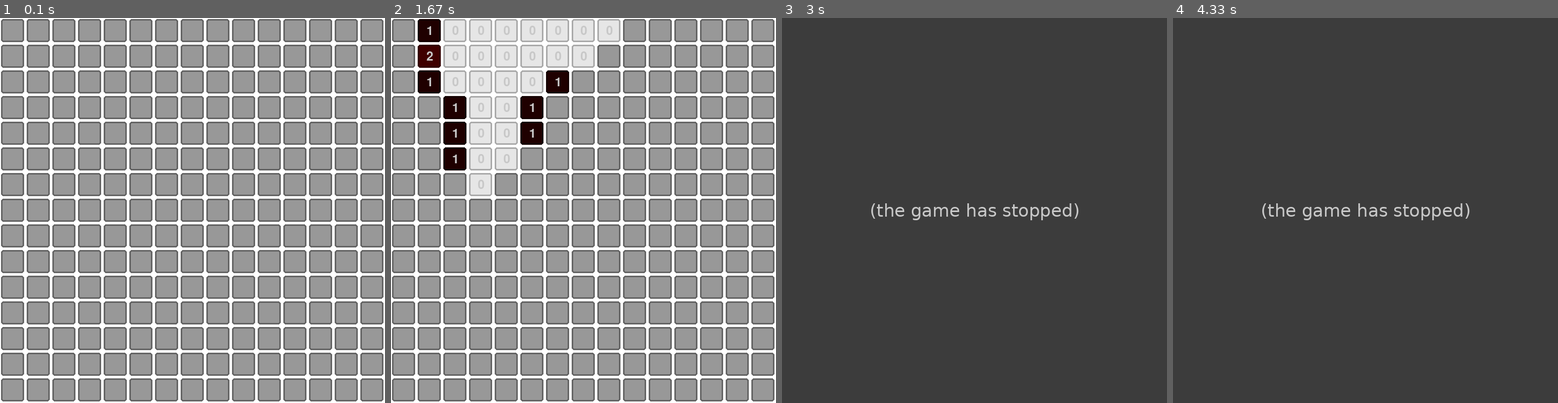
Above: before the commit, frames 1-4 (left to right).
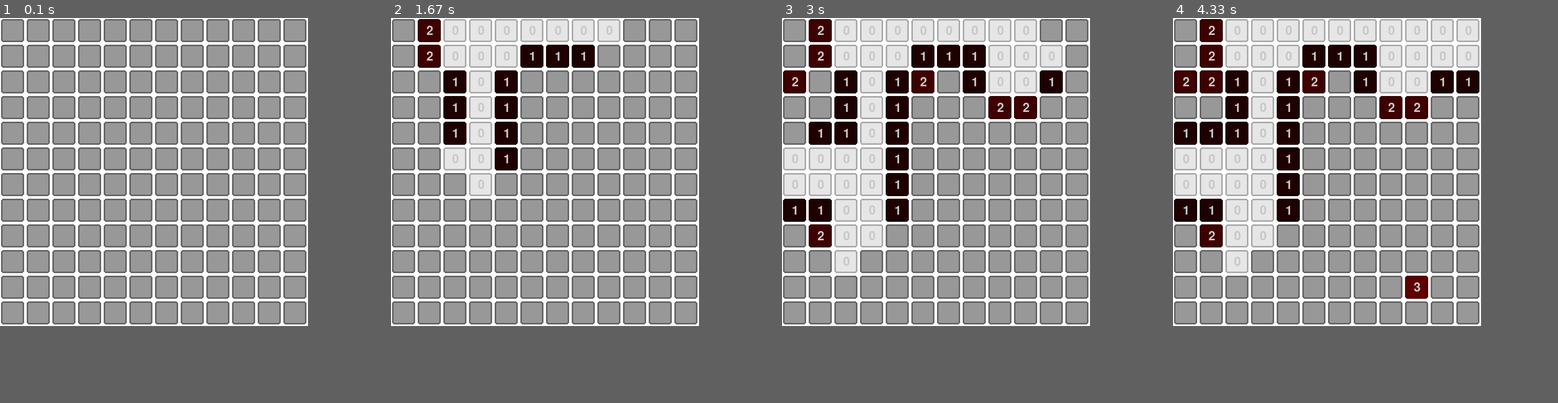
Above: after the commit, the same moments.

Repository: SeanGordaev/minesweeper-pygame-2026
Game: pygame game, started from main.py
Two runs of this game, one before a commit and one after it. Both use one fixed random seed, a clock stepped at 60 frames per second and the inputs below.
Inputs (mouse positions are in pixels of both pictures, inside the frame that each line leads up to):
- Up to frame 1 (0.1 s): no input
- Up to frame 2 (1.67 s): press the mouse at (479, 106) at 0.37 s; move the mouse to (464, 118) at 0.47 s; release the mouse at (448, 125) at 0.6 s; click (429, 29) at 0.72 s; press the mouse at (533, 29) at 1.03 s; move the mouse to (518, 68) at 1.13 s; release the mouse at (502, 106) at 1.27 s; press the mouse at (479, 29) at 1.37 s; move the mouse to (498, 125) at 1.47 s; release the mouse at (514, 222) at 1.6 s
- Up to frame 3 (3 s): press the mouse at (924, 83) at 1.7 s; move the mouse to (889, 133) at 1.8 s; release the mouse at (859, 187) at 1.93 s; click (989, 83) at 2.05 s; press the mouse at (793, 83) at 2.37 s; move the mouse to (816, 91) at 2.47 s; release the mouse at (835, 102) at 2.6 s; click (847, 191) at 2.72 s
- Up to frame 4 (4.33 s): press the mouse at (1211, 83) at 3.03 s; move the mouse to (1257, 175) at 3.13 s; release the mouse at (1307, 268) at 3.27 s; click (1427, 283) at 3.38 s; click (1242, 160) at 3.72 s; press the mouse at (1469, 56) at 4.03 s; move the mouse to (1442, 141) at 4.13 s; release the mouse at (1419, 225) at 4.27 s
In our replay, the window is 750x750 before the commit and 600x600 after it. These sizes can differ from the game's own. Grey fills any space a smaller window leaves; there, only what the larger window draws over its background counts as a difference.

The runs differ from the first frame. In frame 1, 14% of the frame differs, in the area x 0-100%, y 0-100%; in frame 2, 19%; in frame 3, 64%, in the area x 0-80%, y 0-80%; in frame 4, 64%.
Before the commit the program exited at 2.38 s; later frames show no game.

Commit message:
Update main.py

Diff:
--- a/main.py
+++ b/main.py
@@ -19,7 +19,7 @@
 
 
 #* ---------| World Setup |---------
-world = np.ones((15, 15), dtype=int)
+world = np.ones((12, 12), dtype=int)
 
 world *= -1
 
@@ -27,7 +27,7 @@
 
 bombs = []
 i = 0
-while i < world.shape[0] + 5:
+while i < world.shape[0] * 1.5:
     x, y = rnd.randint(0, world.shape[0] - 1), rnd.randint(0, world.shape[1] - 1)
     if (world[y, x] != BOMB):
         world[y, x] = BOMB
@@ -79,65 +79,67 @@
 margin = 2.5
 
 
-
-display = pg.display.set_mode((w * block_size, h * block_size))
-pg.display.set_caption("Saper =)")
+def Main():
+    display = pg.display.set_mode((w * block_size, h * block_size))
+    pg.display.set_caption("Saper =)")
 
 
+    blocks: list[Block] = []
+    for ind_y, val_y in enumerate(world):
+            for ind_x, val_x in enumerate(val_y):
+                blocks.append(Block(display, ind_x, ind_y, block_size, margin))
 
-blocks: list[Block] = []
-for ind_y, val_y in enumerate(world):
-        for ind_x, val_x in enumerate(val_y):
-            blocks.append(Block(display, ind_x, ind_y, block_size, margin))
+    isLeftClick = False
+    isRightClick = False
 
-isLeftClick = False
-isRightClick = False
+    allMarks = []
 
-allMarks = []
+    isMark = True
+    run = True
+    while run:
+        display.fill((255, 255, 255))
 
-isMark = True
-run = True
-while run:
-    display.fill((255, 255, 255))
+        for ind, block in enumerate(blocks):
+            block.draw()
 
-    for ind, block in enumerate(blocks):
-        block.draw()
+            if (block.onClick(0)) and (not isLeftClick):
 
-        if (block.onClick(0)) and (not isLeftClick):
+                pos_blokc = block.GetPos()
+                if (world[pos_blokc[0], pos_blokc[1]] == BOMB): # got on bomb
+                    block.SetColor(Change(9)[0], Change(9)[1])
+                    block.SetText("B")
+                    run = False
+                if (0 < world[pos_blokc[0], pos_blokc[1]] < 9): # got on number
+                    blockColor, borderColor = Change(world[pos_blokc[0], pos_blokc[1]])
 
-            pos_blokc = block.GetPos()
-            if (world[pos_blokc[0], pos_blokc[1]] == BOMB): # got on bomb
-                block.SetColor(Change(9)[0], Change(9)[1])
-                block.SetText("B")
-                run = False
-            if (0 < world[pos_blokc[0], pos_blokc[1]] < 9): # got on number
-                blockColor, borderColor = Change(world[pos_blokc[0], pos_blokc[1]])
+                    block.SetColor(blockColor, borderColor)
+                    block.SetText(str(world[pos_blokc[0], pos_blokc[1]]))
+                if (world[pos_blokc[0], pos_blokc[1]] == 0): # got on empty place
+                    CleanPlace(world, blocks, pos_blokc[1], pos_blokc[0])
 
-                block.SetColor(blockColor, borderColor)
-                block.SetText(str(world[pos_blokc[0], pos_blokc[1]]))
-            if (world[pos_blokc[0], pos_blokc[1]] == 0): # got on empty place
-                CleanPlace(world, blocks, pos_blokc[1], pos_blokc[0])
+                isLeftClick = True
 
-            isLeftClick = True
-
-        if (block.onClick(2)) and (not isRightClick):
-            block.Mark()
-            isRightClick = True
-            allMarks.append(block.GetPos())
+            if (block.onClick(2)) and (not isRightClick):
+                block.Mark()
+                isRightClick = True
+                allMarks.append(block.GetPos())
 
 
-    if (not pg.mouse.get_pressed()[0]):
-        isLeftClick = False
-    if (not pg.mouse.get_pressed()[2]):
-        isRightClick = False
+        if (not pg.mouse.get_pressed()[0]):
+            isLeftClick = False
+        if (not pg.mouse.get_pressed()[2]):
+            isRightClick = False
 
-    if (Equals(allMarks, bombs)): # detect if user marked all bombs
-        print("Win")
+        if (Equals(allMarks, bombs)): # detect if user marked all bombs
+            print("Win")
 
-    for event in pg.event.get():
-        if event.type == pg.QUIT:
-            run = False
+        for event in pg.event.get():
+            if event.type == pg.QUIT:
+                run = False
 
-    pg.display.flip()
-    pg.time.Clock().tick(60)
-pg.quit()
+        pg.display.flip()
+        pg.time.Clock().tick(60)
+    pg.quit()
+
+
+Main()
